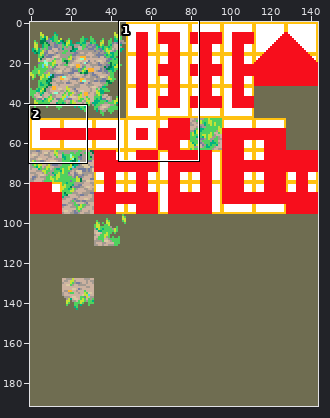
One commit to this sprite sheet: images/experimental/rpg-dirt.png. Above, an overview of the earlier version with the close-up marked.
Close-up. The starting point:
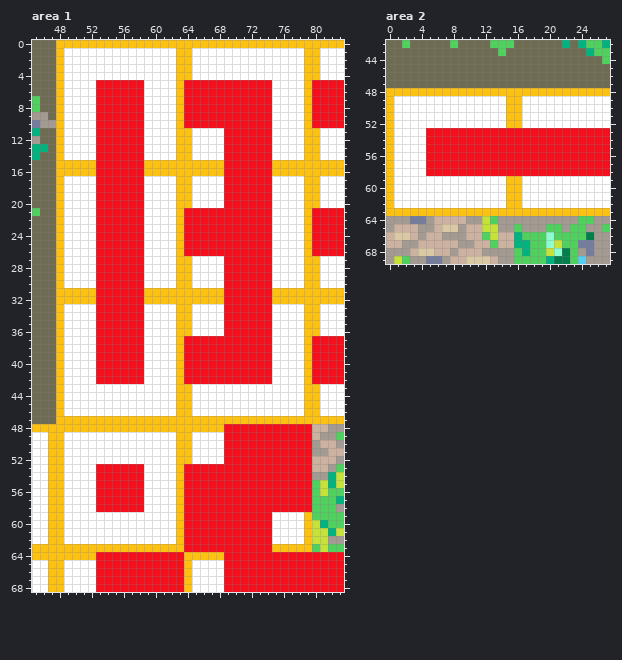
The file is 144x192 pixels. Shown: area 1: x 45..83, y 0..68; area 2: x 0..27, y 42..69. The commit also changed other parts of the picture, which this record leaves out.
New version:
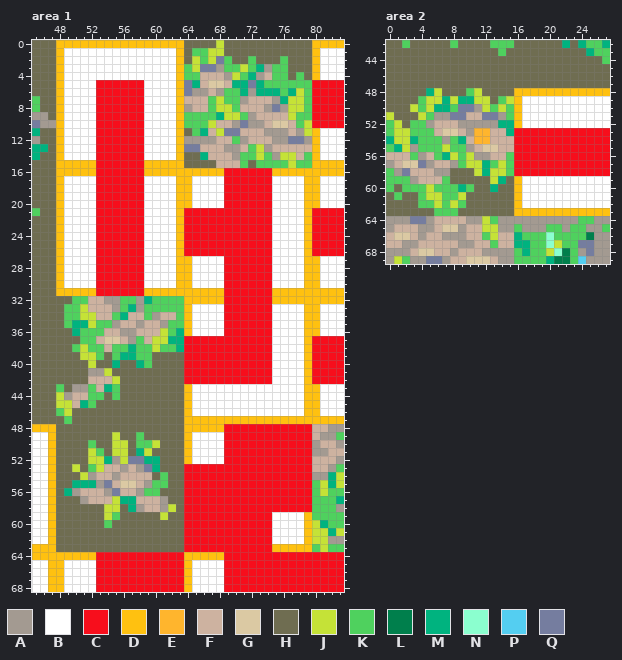
Palette (. is transparent): A #a39a91  B #ffffff  C #f70e1c  D #ffc110  E #ffb52d  F #cdb2a0  G #dbc9a3  H #6f6d51  J #c5e237  K #4fd15e  L #007f4c  M #00b37f  N #8bffcf  P #54cef1  Q #757d9f
Edits made:
Changed rows in their new state; - is an unchanged pixel.
Area 1:
first column x 64:
 0 HHHHJHHHHHHHHHHH
 1 HKKJJHHHHHHHHHHH
 2 HJKJQKHHKHHHKHHH
 3 KJQQAKKJKMAKKHHH
 4 KKFFFAJKMAFKKHKH
 5 QMFGGFMMQMKKKKKK
 6 QAAFAKKMAMMMKMJK
 7 FFFKJKKAFFFAMJJK
 8 AFFKJJKFFFAQAJJK
 9 KKKKMJJKAFFFFJKK
10 KKKJFFAQAAFGGFKJ
11 HKMFJQQFFFAAAFAJ
12 AAAAFFKAFFFAAQQA
13 QQFFFAAFKJAFFFFF
14 HHMFFFAKKJKAJJFK
15 HHHHFFFKHKKKKJKK
first column x 48:
32 HHKKFFAAKKAMKKKK
33 HKKJFFFAKMAKKKKK
34 HKKJJFFKMFFKAFFK
35 HKMMJKKAFFAFFAKK
36 HHMKKKFFAAFFFJKM
37 HHHKKFGGFAKFJJMM
38 HHKJKKFKKMKKJKKM
39 HHHJJKHKMMKKHHHH
40 HHHHJHHMHHMKHHHH
41 HHHHAAJHHHHHHHHH
42 HHHHFFFJHHHHHHHH
43 KHAAKFMKHHHHHHHH
44 JAFFKKHKHHHHHHHH
45 JJFMKHHHHHHHHHHH
46 KJHHHHHHHHHHHHHH
47 HKHHHHHHHHHHHHHH
48 HHHHHHHHHHHHHHHH
49 HHHHHHHJHHKHHHHH
50 HHHHKHHJJHKKJHHH
51 HHHHJKHJJHMJHHHH
52 HHHHJJMAJQQMMHHH
53 HHJHKJFFAFAQMHHH
54 HHHJAFFAFFFFHKHH
55 HHMMMAQFGGFAKKHH
56 HMAFFFAQFFAKKHHH
57 HHHAFFFJMMFFFAHH
58 HHHHHHJJHMAFFAJH
59 HHHHHHJKHHHHHJHH
60 HHHHHHKHHHHHHHHH
61 HHHHHHHHHHHHHHHH
62 HHHHHHHHHHHHHHHH
63 HHHHHHHHHHHHHHHH
Area 2:
first column x 0:
48 HHHHHMJHHHKJHHHH
49 HHHHKJJMJMMJJHKJ
50 HHHJKJMMKQQAJKJK
51 JHHHJKAAQQFFQQAK
52 KJHKKAFFFAAAAAMM
53 KJJKKKFGGFAEEFFM
54 MJJMKKKAKMFEEFFF
55 KMJAKKKJKKAFGGFF
56 FFFKAFKMJKJAAFFK
57 AFGGQAFFAKJJMKJK
58 KAQFFFAAHHHJMJJK
59 KKKAFFFKHHHHHJMH
60 KHKKKJKKKMKHHMHH
61 HKHHKJJKKJHHHHHH
62 HHHHKKJKJKHHHHHH
63 HHHHHHKKKHHHHHHH
